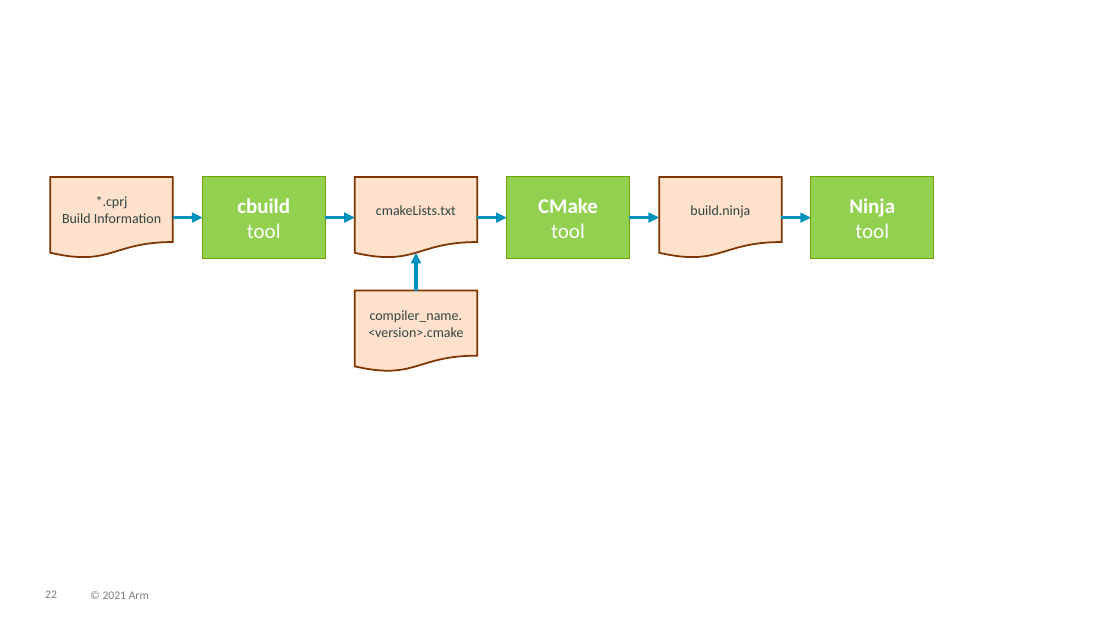
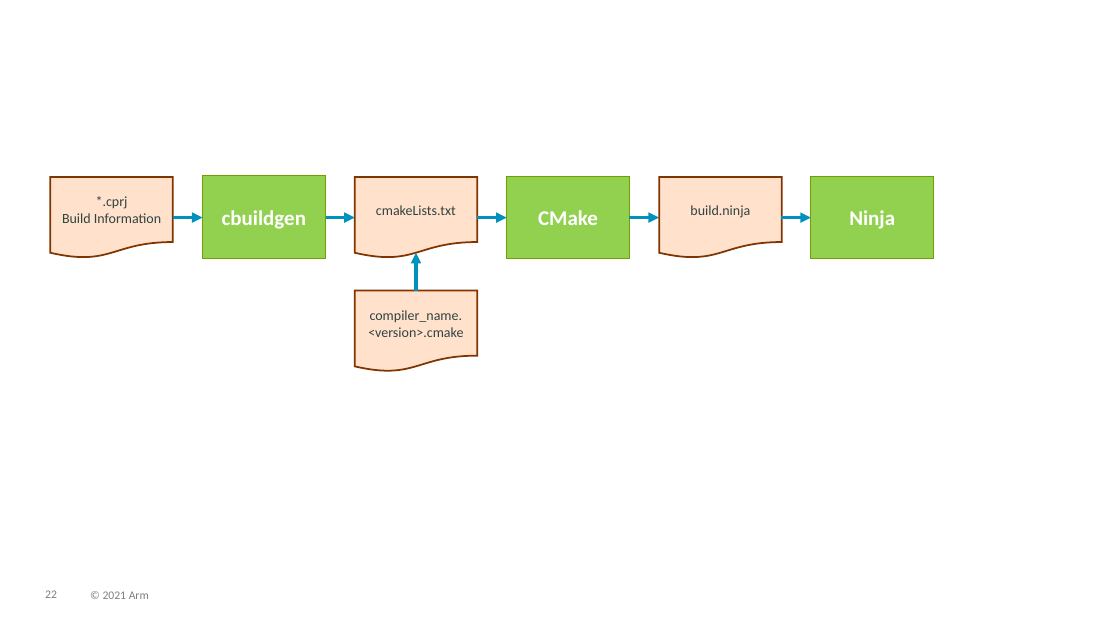
Before and after one commit to Open-CMSIS-Pack/cmsis-toolbox, a slide deck: slide 22 of docs/images/overview.pptx. Drawn at 1120x630 pixels with LibreOffice and Linux fonts; fonts in the diff are those of the drawing. Boxes give left, top, right and bottom in pixels: in the first picture for what was removed or moved away, otherwise in the second. Text is boxed around its words. In the diff, an @@ line names an element or a change of style, - is before the commit and + after.

Commit message:
CMSIS-Toolbox 2.3.0 documentation: (#112)
- adds in csolution project files component instances and optimize:
debug.
- tools are extended with cbuild setup command, --frozen-pack option.
- reworked toolchain agnostic projects
https://github.com/Open-CMSIS-Pack/devtools/issues/1281

```diff
--- a/docs/images/overview.pptx
+++ b/docs/images/overview.pptx
@@ text in rectangle at [222, 210, 306, 229]: text changed @@
-cbuild
-tool
+cbuildgen
@@ text in rectangle at [538, 210, 598, 225]: text changed @@
-CMake
-tool
+CMake
@@ text in rectangle at [849, 210, 895, 229]: text changed @@
-Ninja
-tool
+Ninja
```
Also in this commit, not shown: 1 other slide changed, 4 slides added, 9 other files.
